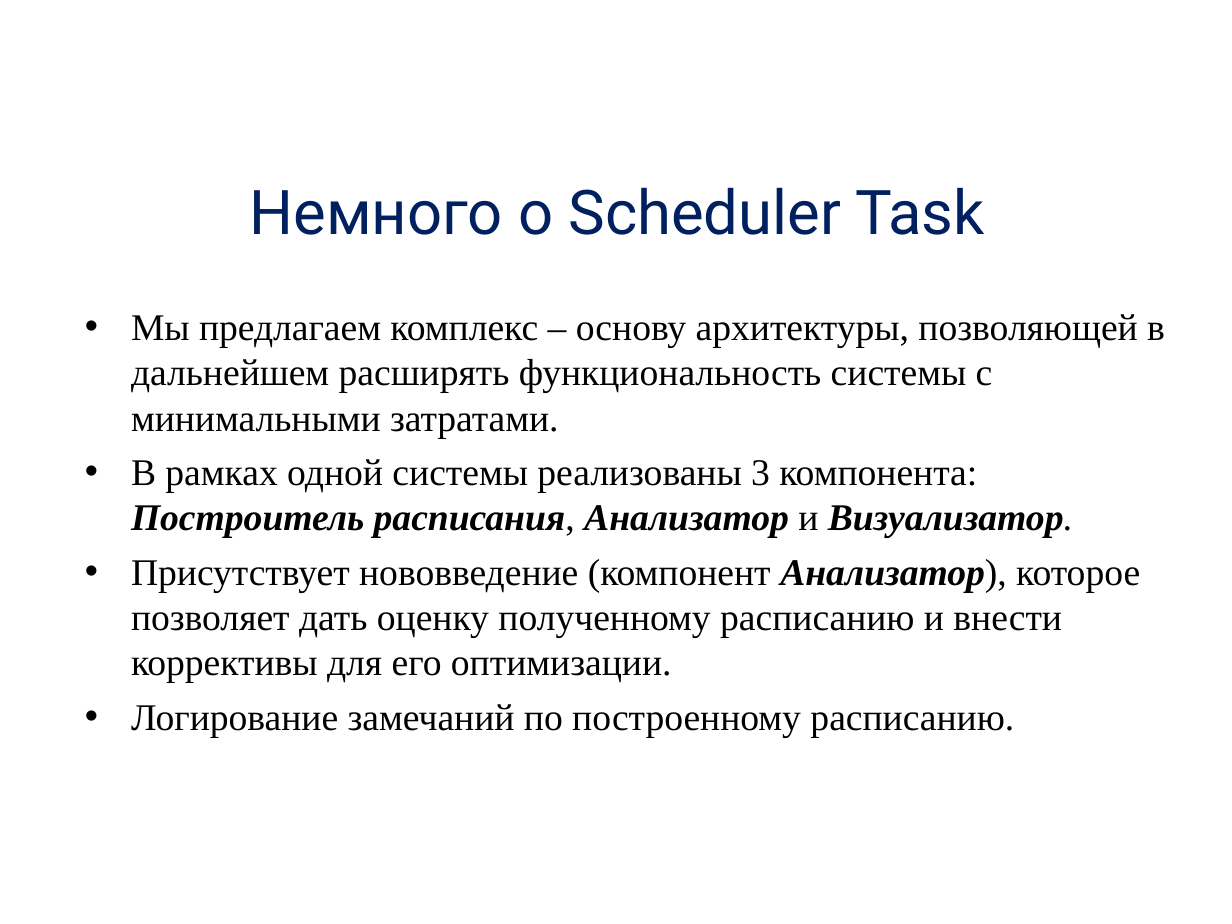
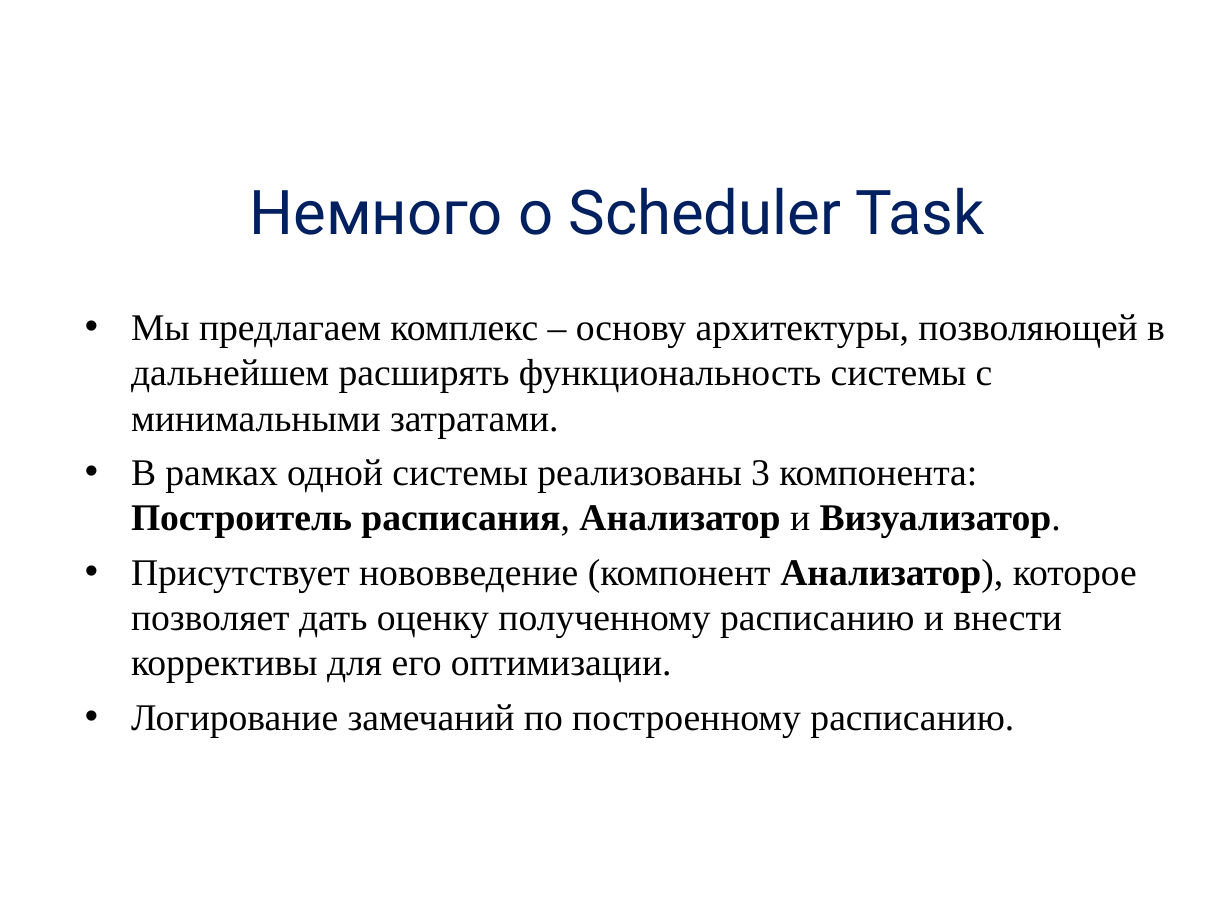
Before and after one commit to alexdegtev/SchedulerTask, a slide deck: slide 6 of Docs/presentation.ppt. Drawn at 1232x924 pixels with LibreOffice and Linux fonts; fonts in the diff are those of the drawing; background and template pictures are left out. Boxes give left, top, right and bottom in pixels: in the first picture for what was removed or moved away, otherwise in the second. Text is boxed around its words. In the diff, an @@ line names an element or a change of style, - is before the commit and + after.

```diff
--- a/Docs/presentation.ppt
+++ b/Docs/presentation.ppt
@@ text at (131,459,1137,683): italic off in "Построитель расписания, Анализатор Визуализатор.", "Анализатор)," @@
```
Also in this commit, not shown: 6 other slides changed, 1 slide added, 1 slide removed, 25 other files.
